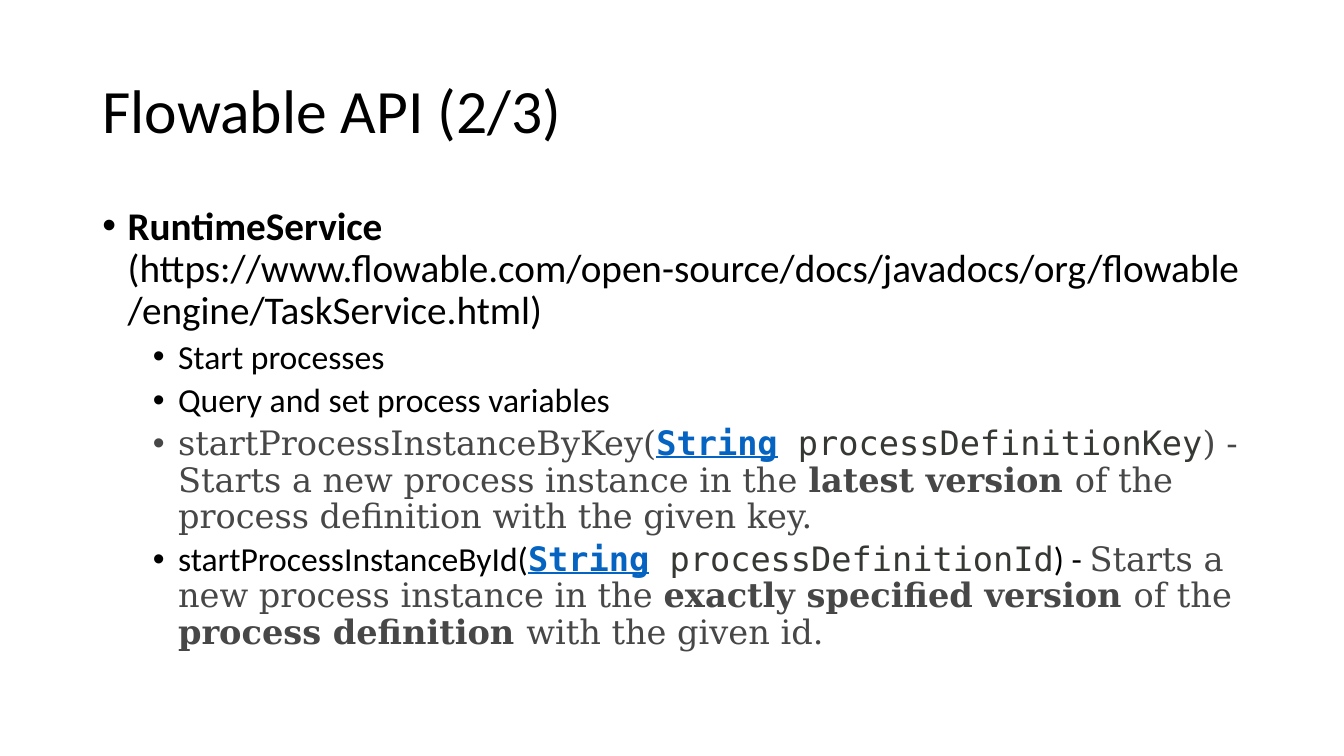
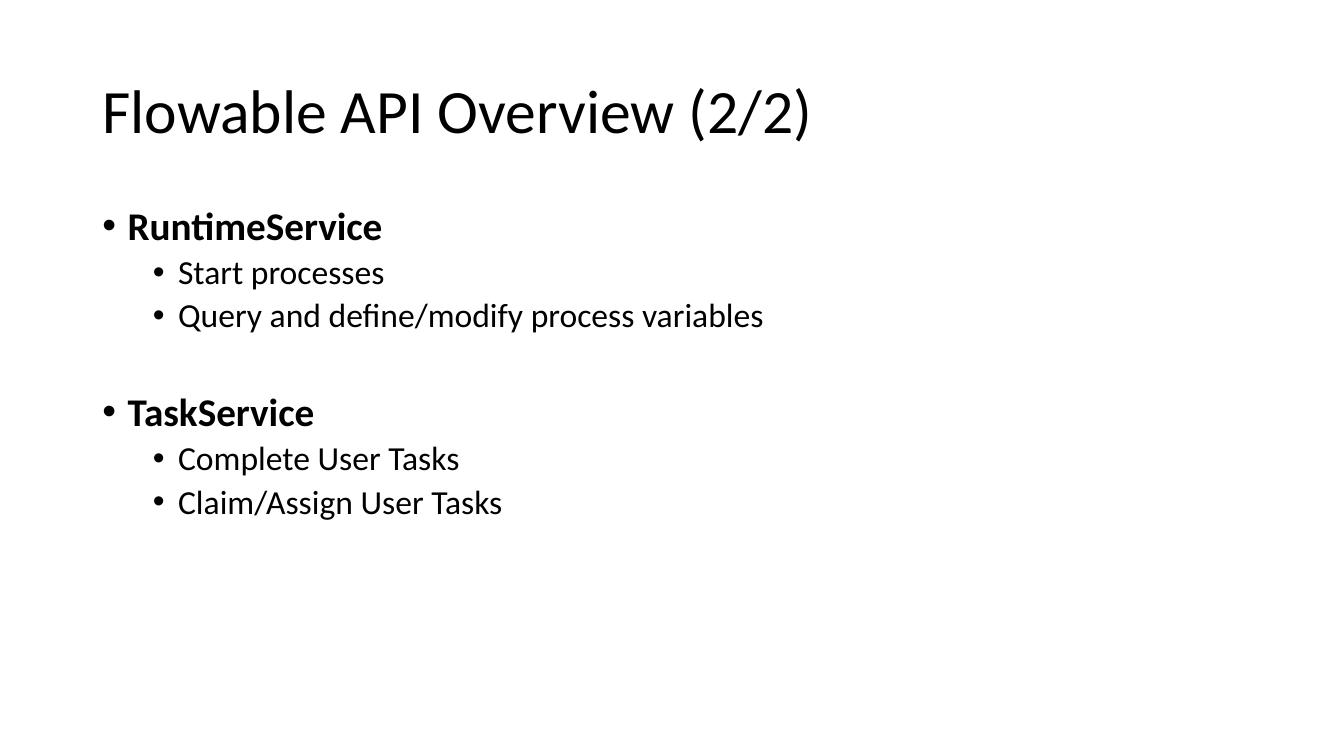
Before and after one commit to nkilchenmann/niks-flowable-demo, a slide deck: slide 4 of flowable-demo/src/main/resources/devsupport/Flowable_Demo.pptx (slide 6 before the commit). Drawn at 1344x756 pixels with LibreOffice and Linux fonts; fonts in the diff are those of the drawing. Boxes give left, top, right and bottom in pixels: in the first picture for what was removed or moved away, otherwise in the second. Text is boxed around its words. In the diff, an @@ line names an element or a change of style, - is before the commit and + after.

```diff
--- a/flowable-demo/src/main/resources/devsupport/Flowable_Demo.pptx
+++ b/flowable-demo/src/main/resources/devsupport/Flowable_Demo.pptx
@@ title at [102,88,812,142]: text changed @@
-Flowable API (2/3)
+Flowable API Overview (2/2)
@@ text at [128,212,383,241]: text changed; bold on @@
-• RuntimeService (https://www.flowable.com/open-source/docs/javadocs/org/flowable/engine/TaskService.html)
+• RuntimeService
@@ text at [128,303,763,520]: text changed; font DejaVu Serif to Calibri; text colour #474747 to #000000 @@
-  • Query and set process variables
-  • startProcessInstanceByKey(String processDefinitionKey) - Starts a new process instance in the latest version of the process definition with the given key.
-  • startProcessInstanceById(String processDefinitionId) - Starts a new process instance in the exactly specified version of the process definition with the given id.
+  • Query and define/modify process variables
+• TaskService
+  • Complete User Tasks
+  • Claim/Assign User Tasks
```
Also in this commit, not shown: 8 other slides changed, 2 slides added, 1 slide removed.
